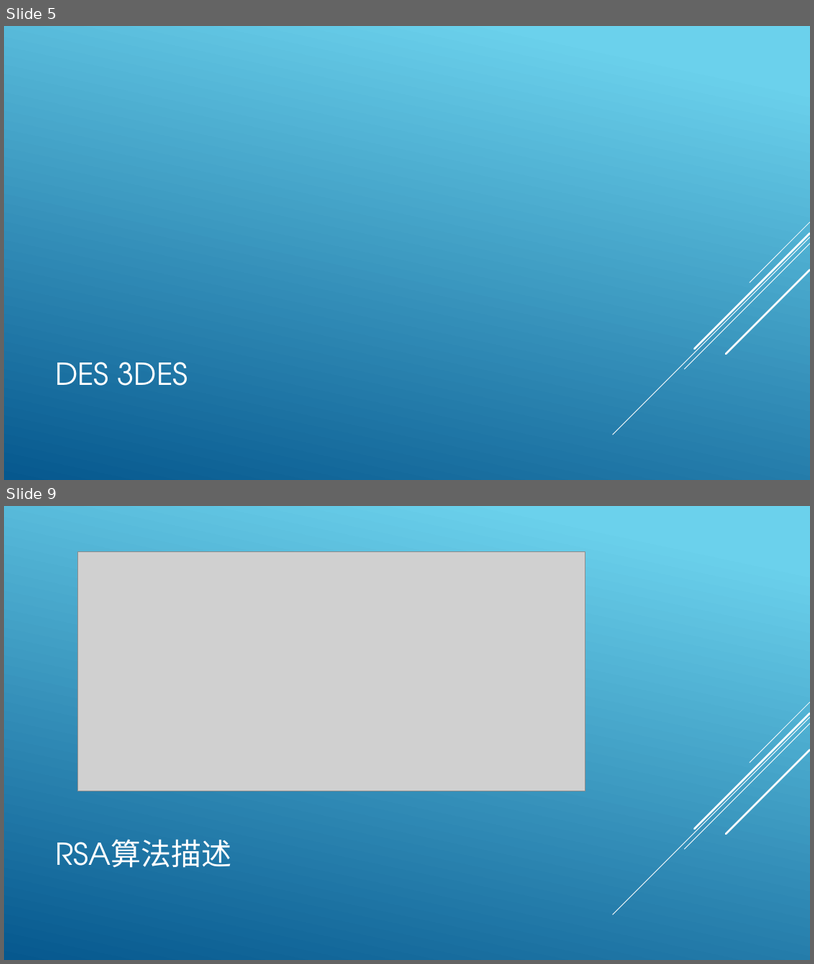
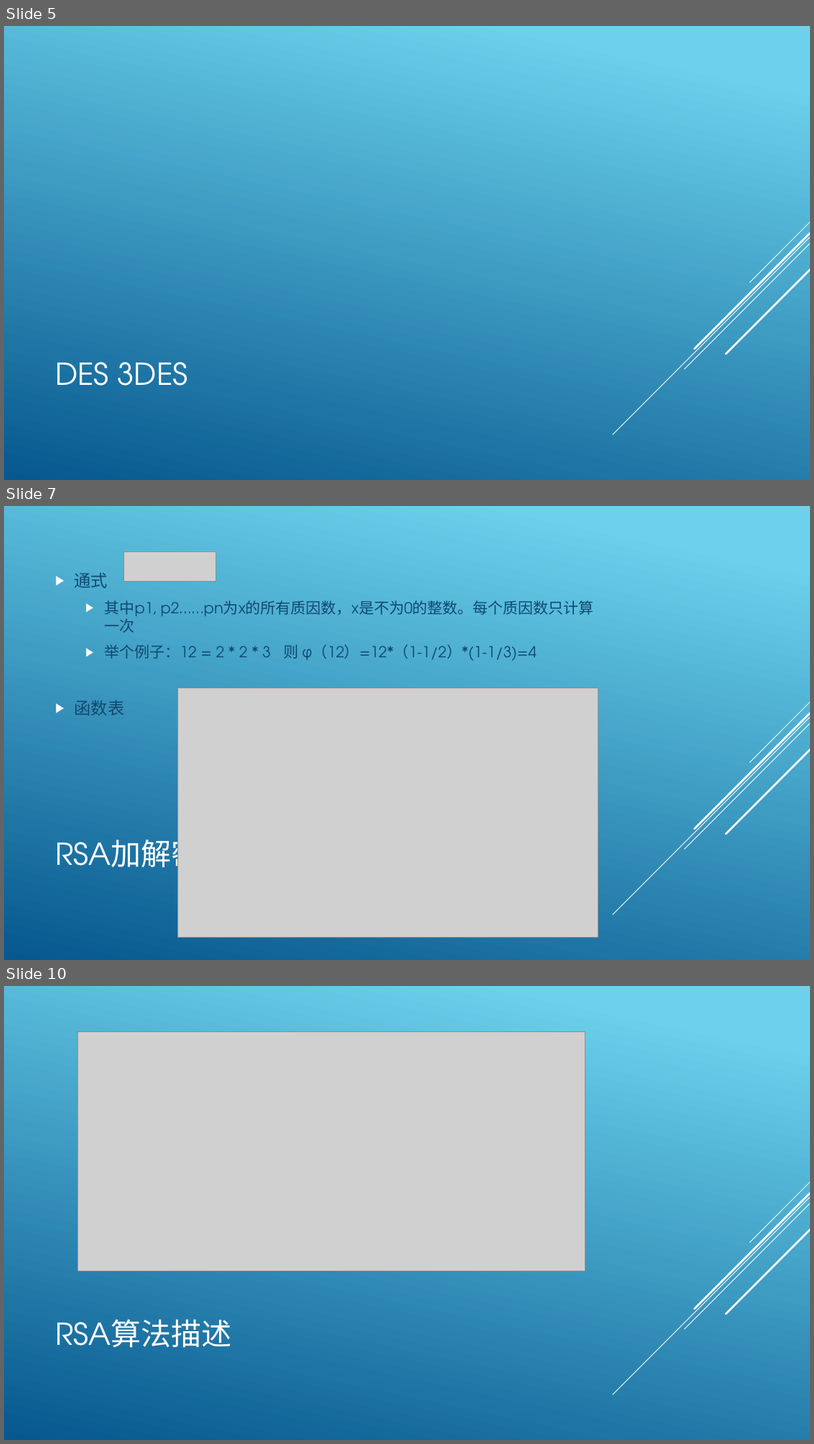
Before and after one commit to lmq1117/l56xx, a slide deck: document/limq.pptx. Shown one above the other, each under a label of ours: slides 5 and 9 before the commit, slides 5, 7 and 10 after it; the slides between them are not shown. The pictures are 814x964 and 814x1444 pixels, drawn with LibreOffice and Linux fonts; fonts in the diff are those of the drawing; grey boxes stand for pictures. Boxes give left, top, right and bottom in pixels: in the first picture for what was removed or moved away, otherwise in the second. Text is boxed around its words. In the diff, an @@ line names an element or a change of style, - is before the commit and + after.

```diff
--- a/document/limq.pptx
+++ b/document/limq.pptx
@@ slide 7 added at (4,506,810,960), background gradient #6ED2EB to #06588E; not listed: 5 template elements that a slide beside it also shows @@
@@ picture added at (124,551,216,581) @@
@@ text added at (75,572,594,716), 18 pt, text #0F496F @@
+▶ 通式
+  ▶ 其中p1, p2……pn为x的所有质因数，x是不为0的整数。每个质因数只计算一次
+  ▶ 举个例子：12 = 2 * 2 * 3 则 φ（12）=12*（1-1/2）*(1-1/3)=4
+▶ 函数表
@@ picture added at (178,688,599,937) @@
@@ title added at (55,833,400,878), 36 pt, text #FFFFFF @@
+RSA加解密算法数学基础2 – 欧拉函数
@@ what was slide 9 is now slide 10 @@
```
Also in this commit, not shown: 2 slides changed, 5 other slides added, 2 slides removed.
